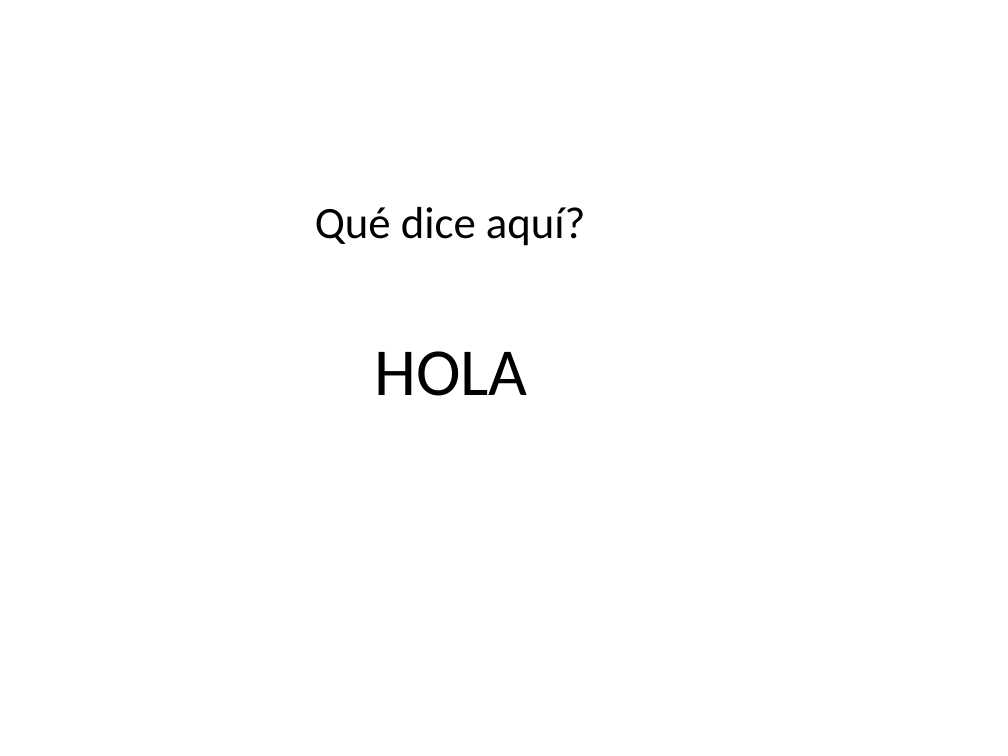
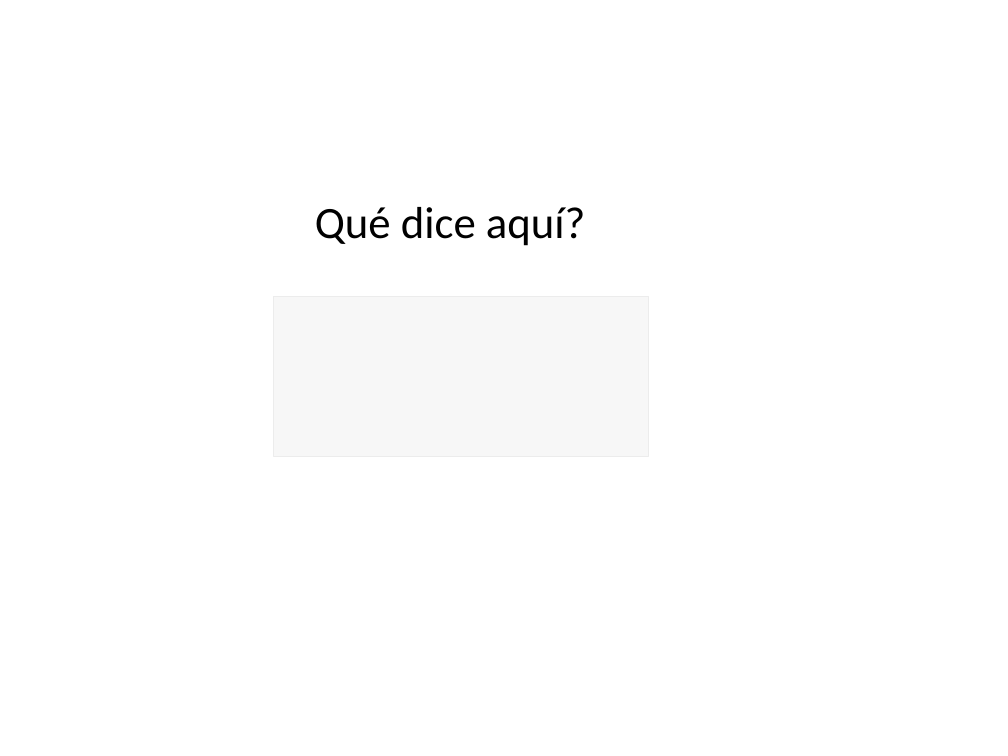
Before and after one commit to domingomery/patrones, a slide deck: slide 2 of clases/Cap01_Introduccion/presentations/PAT01_EjercicioReconocimiento.pptx. Drawn at 1008x756 pixels with LibreOffice and Linux fonts; fonts in the diff are those of the drawing; grey boxes stand for pictures. Boxes give left, top, right and bottom in pixels: in the first picture for what was removed or moved away, otherwise in the second. Text is boxed around its words. In the diff, an @@ line names an element or a change of style, - is before the commit and + after.

Commit message:
presentacion

```diff
--- a/clases/Cap01_Introduccion/presentations/PAT01_EjercicioReconocimiento.pptx
+++ b/clases/Cap01_Introduccion/presentations/PAT01_EjercicioReconocimiento.pptx
@@ rectangle added at bbox=[244, 276, 676, 480], fill #FFFFFF at 84% opacity @@
@@ picture added at bbox=[273, 296, 648, 456] @@
@@ text removed at bbox=[374, 351, 527, 396] @@
-HOLA
```
Also in this commit, not shown: 1 other slide changed, 3 slides added, 4 other files.
